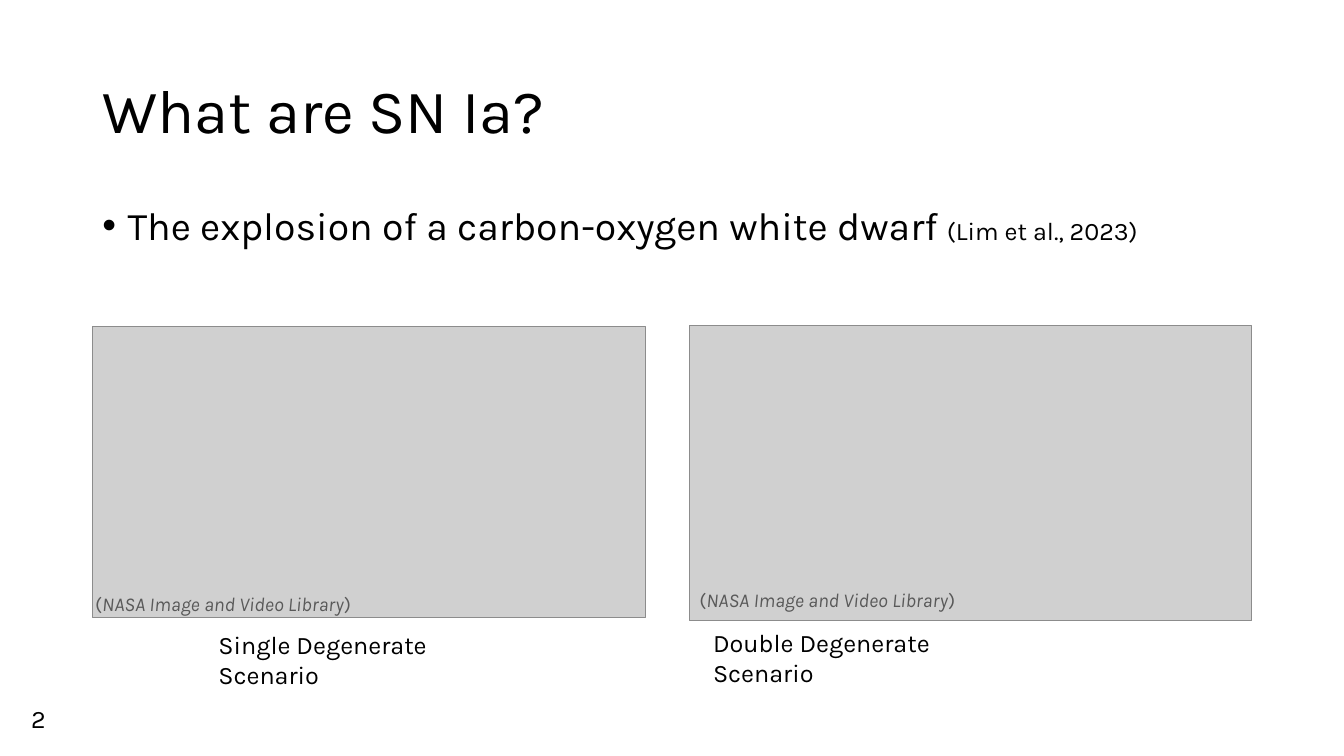
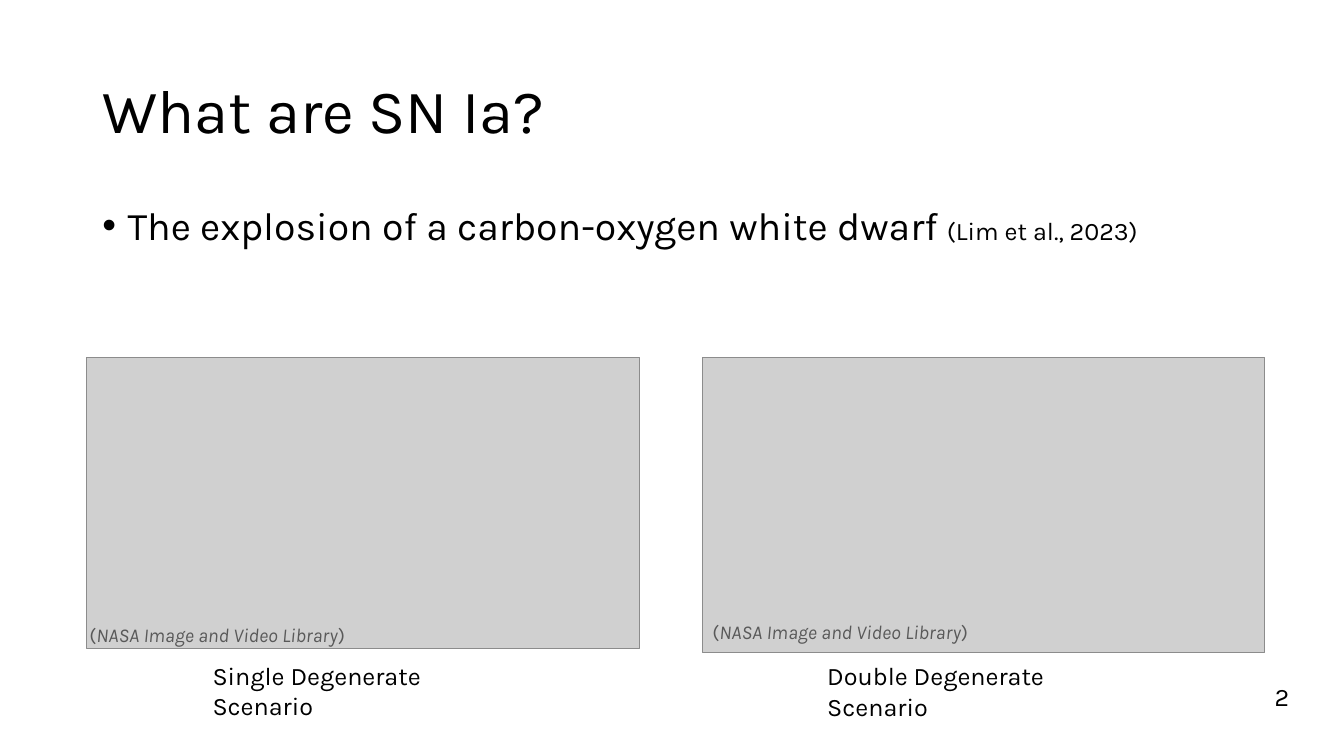
Before and after one commit to Webd0g/Honours_Project, a slide deck: slide 3 of Oral_presentation/Oral_Presentation.pptx. Drawn at 1344x756 pixels with LibreOffice and Linux fonts; fonts in the diff are those of the drawing; grey boxes stand for pictures; background and template pictures are left out. Boxes give left, top, right and bottom in pixels: in the first picture for what was removed or moved away, otherwise in the second. Text is boxed around its words. In the diff, an @@ line names an element or a change of style, - is before the commit and + after.

```diff
--- a/Oral_presentation/Oral_Presentation.pptx
+++ b/Oral_presentation/Oral_Presentation.pptx
@@ picture: place and size @@
-picture at (690,326,1252,621)
+picture at (703,357,1265,652)
@@ text "(NASA Image and Video Library)": place and size @@
-text "(NASA Image and Video Library)" at (699,593,955,612)
+text "(NASA Image and Video Library)" at (712,625,968,644)
@@ 2 texts, 1 picture: place and size @@
-2 texts, 1 picture at (93,327,646,685)
+2 texts, 1 picture at (87,357,640,716)
@@ text "Double Degenerate Scenario": place and size @@
-text "Double Degenerate Scenario" at (713,634,930,683)
+text "Double Degenerate Scenario" at (827,667,1044,717)
@@ text "2": place and size @@
-text "2" at (31,712,46,728)
+text "2" at (1275,690,1290,706)
```
Also in this commit, not shown: 7 other slides changed, 50 other files.
